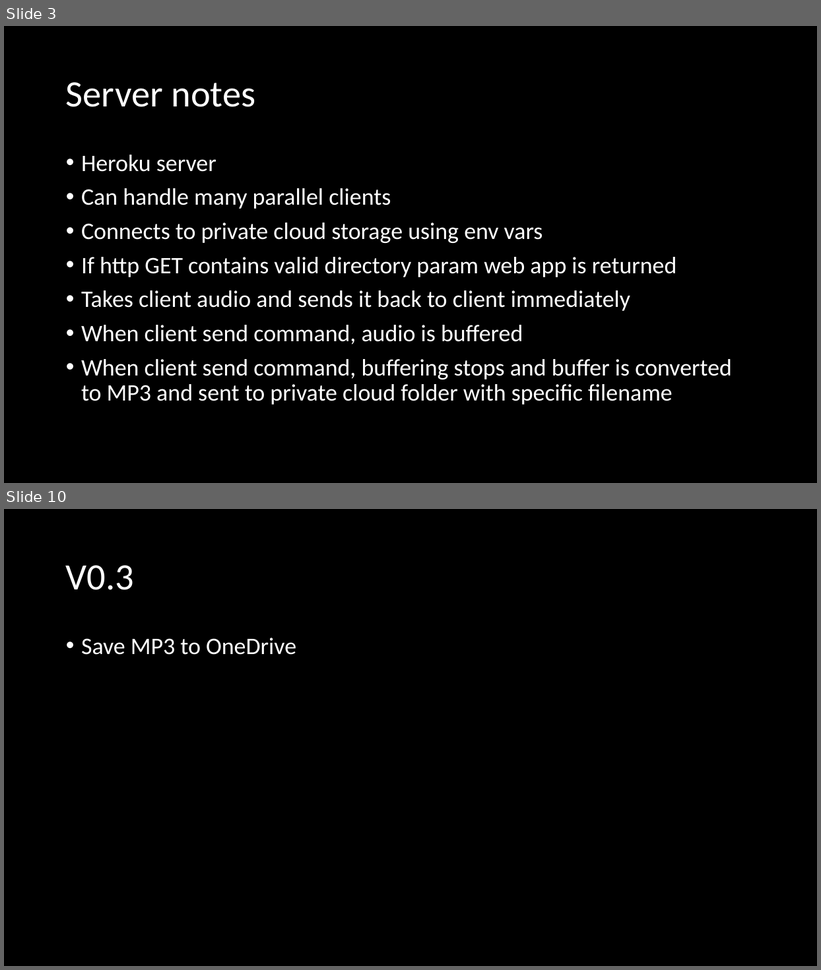
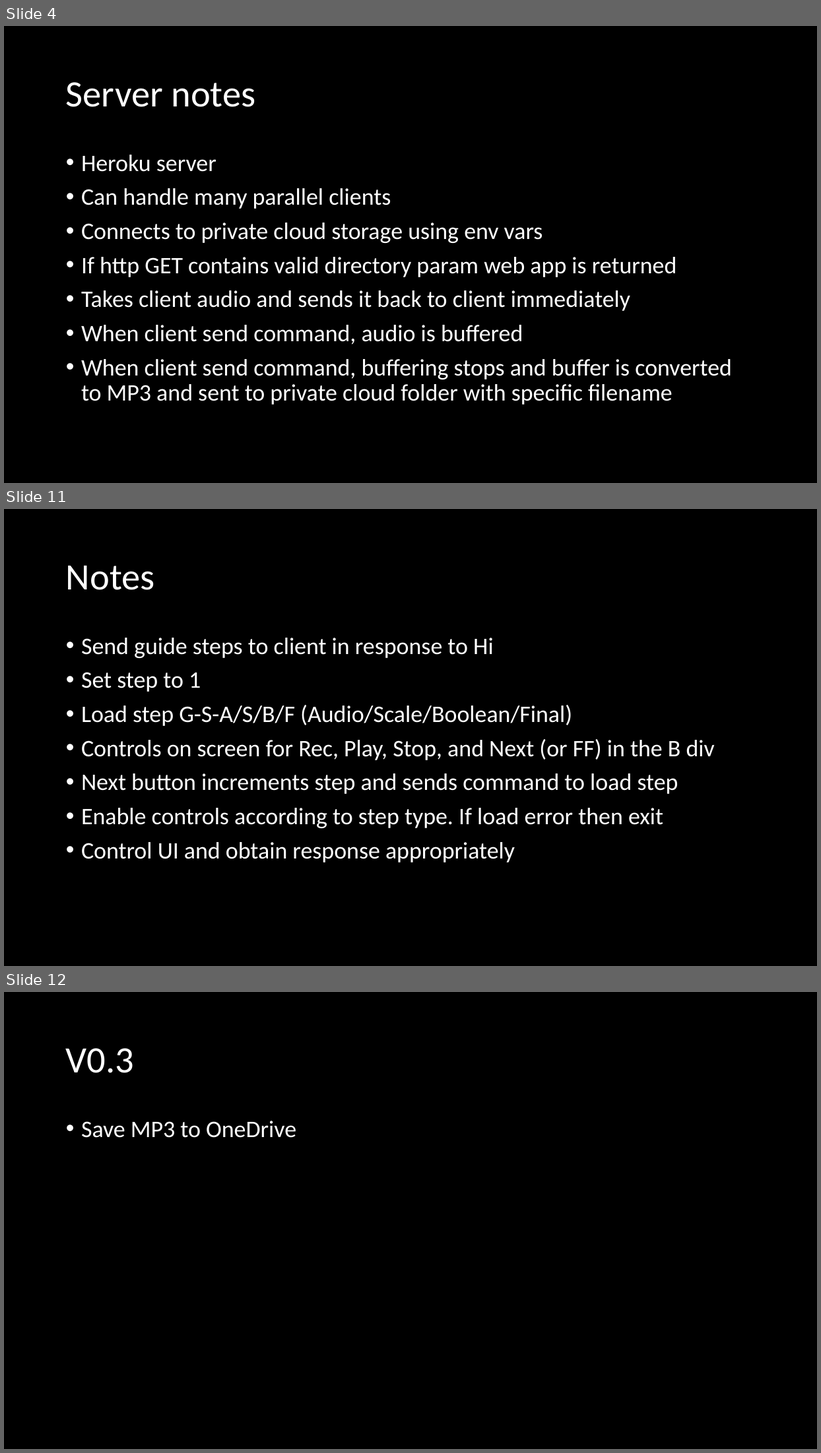
Before and after one commit to sweatysock/jock, a slide deck: design notes.pptx. Shown one above the other, each under a label of ours: slides 3 and 10 before the commit, slides 4, 11 and 12 after it; the slides between them are not shown. The pictures are 821x970 and 821x1453 pixels, drawn with LibreOffice and Linux fonts; fonts in the diff are those of the drawing. Boxes give left, top, right and bottom in pixels: in the first picture for what was removed or moved away, otherwise in the second. Text is boxed around its words. In the diff, an @@ line names an element or a change of style, - is before the commit and + after.

```diff
--- a/design notes.pptx
+++ b/design notes.pptx
@@ slide 11 added at (x1=4, y1=509, x2=817, y2=966), background #000000 @@
@@ title added at (x1=66, y1=565, x2=155, y2=590), 44 pt, text #FFFFFF @@
+Notes
@@ text added at (x1=81, y1=638, x2=715, y2=863), 28 pt, text #FFFFFF @@
+• Send guide steps to client in response to Hi
+• Set step to 1
+• Load step G-S-A/S/B/F (Audio/Scale/Boolean/Final)
+• Controls on screen for Rec, Play, Stop, and Next (or FF) in the B div
+• Next button increments step and sends command to load step
+• Enable controls according to step type. If load error then exit
+• Control UI and obtain response appropriately
@@ what was slide 3 is now slide 4 @@
@@ what was slide 10 is now slide 12 @@
```
Also in this commit, not shown: 7 slides changed, 9 other slides added, 21 other files.
